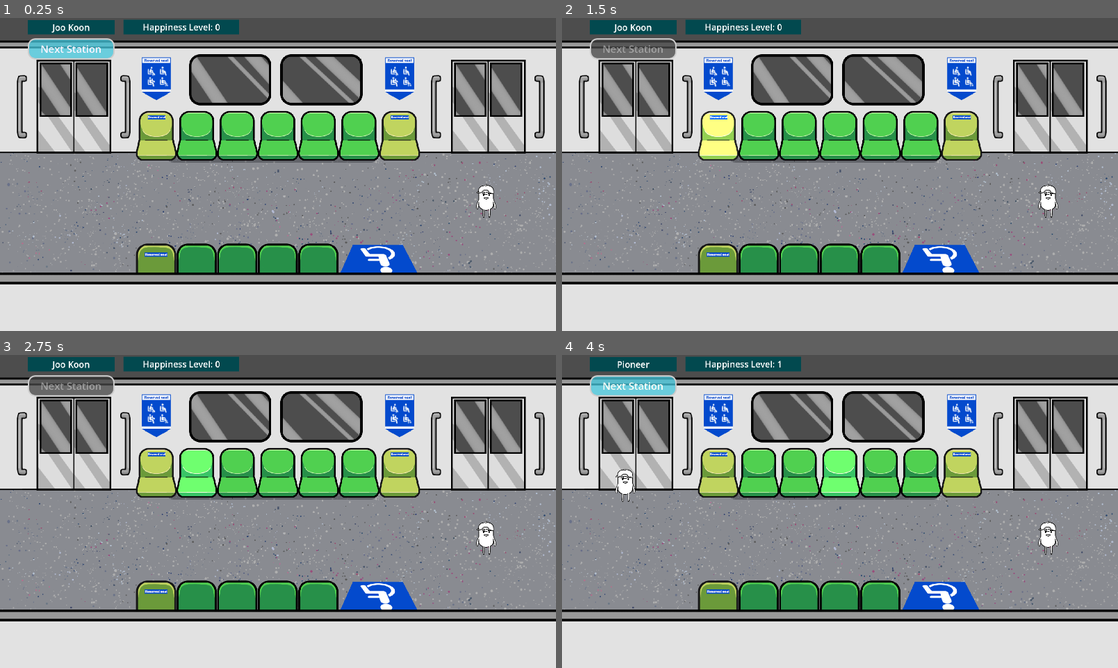
Above: before the commit, frames 1-4 (two rows, left to right).
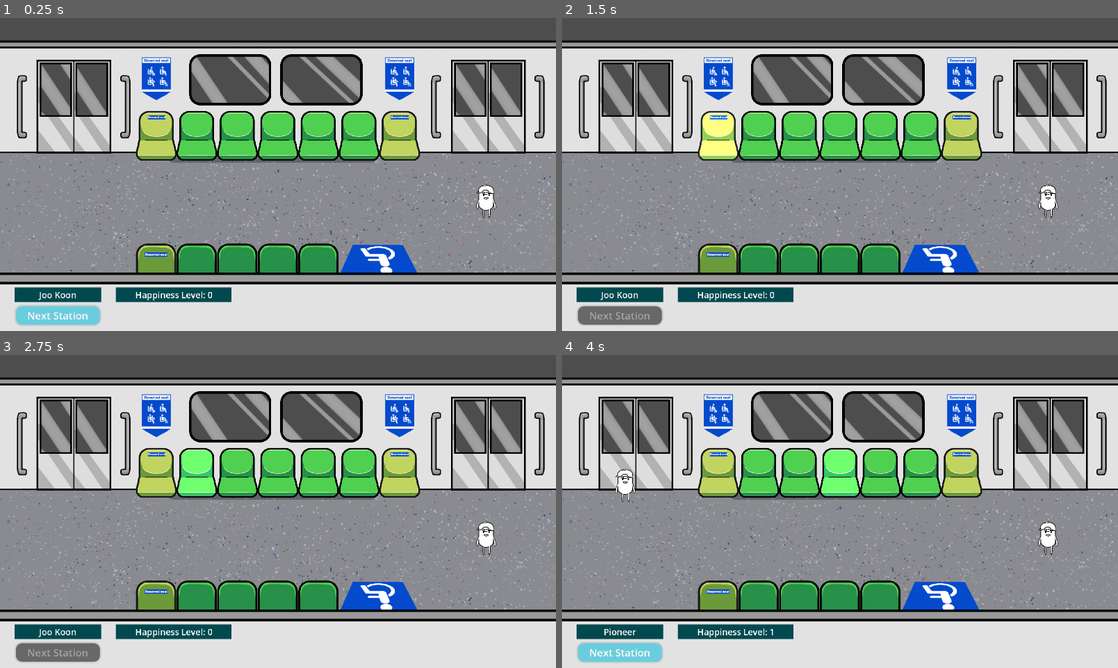
Above: after the commit, the same moments.

Repository: Jagureo/HeritageJam2025
Game: Godot game, scene res://Scenes/game.tscn
The game is run twice, just before and just after one commit, with the same random seed, the same clock (stepped at 60 frames per second) and the same inputs.
Inputs (mouse positions are in pixels of both pictures, inside the frame that each line leads up to):
- Up to frame 1 (0.25 s): no input
- Up to frame 2 (1.5 s): click "Next Station" at 0.5 s; tap Enter at 1.25 s; move the mouse to (717, 136) at 1.27 s; click (717, 136) at 1.35 s
- Up to frame 3 (2.75 s): tap Space at 2 s; move the mouse to (194, 473) at 2.02 s; tap 0 at 2.1 s
- Up to frame 4 (4 s): tap Enter at 2.75 s; move the mouse to (801, 473) at 2.77 s; click (801, 473) at 2.85 s; tap Space at 3.5 s; move the mouse to (840, 473) at 3.52 s; tap 0 at 3.6 s

The runs differ from the first frame. In frame 1, 5.3% of the frame differs, in the area x 2-43%, y 0-98%; in frame 2, 5.3%; in frame 3, 5.3%; in frame 4, 5.3%.

Commit message:
Updated Game UI position

Diff:
--- a/HGJ/Scenes/Prefabs/Passenger_Information.tscn
+++ b/HGJ/Scenes/Prefabs/Passenger_Information.tscn
@@ -3,6 +3,7 @@
 [ext_resource type="Script" uid="uid://c1ja3wqwg4vl3" path="res://Scripts/UI/passengerInformation.gd" id="1_iq863"]
 
 [node name="PassengerInformation" type="Control"]
+z_index = 3
 layout_mode = 3
 anchors_preset = 15
 anchor_right = 1.0
@@ -12,6 +13,7 @@
 script = ExtResource("1_iq863")
 
 [node name="Panel" type="ColorRect" parent="."]
+layout_mode = 0
 offset_right = 300.0
 offset_bottom = 150.0
 color = Color(0.00784314, 0.286275, 0.309804, 1)
--- a/HGJ/Scenes/UI/game_ui.tscn
+++ b/HGJ/Scenes/UI/game_ui.tscn
@@ -49,7 +49,11 @@
 corner_radius_bottom_right = 25
 corner_radius_bottom_left = 25
 
-[node name="GameUi" type="Control"]
+[node name="GameUi" type="CanvasLayer"]
+script = ExtResource("1_vo2tu")
+mMainMenuScene = "uid://cgsrj1drhnafo"
+
+[node name="MainScreen" type="Control" parent="."]
 layout_mode = 3
 anchors_preset = 15
 anchor_right = 1.0
@@ -57,24 +61,13 @@
 grow_horizontal = 2
 grow_vertical = 2
 mouse_filter = 2
-script = ExtResource("1_vo2tu")
-mMainMenuScene = "uid://cgsrj1drhnafo"
-
-[node name="MainScreen" type="Control" parent="."]
-layout_mode = 1
-anchors_preset = 15
-anchor_right = 1.0
-anchor_bottom = 1.0
-grow_horizontal = 2
-grow_vertical = 2
-mouse_filter = 2
 
 [node name="Sign" type="ColorRect" parent="MainScreen"]
 layout_mode = 0
-offset_left = 96.0
-offset_top = 7.0
-offset_right = 396.0
-offset_bottom = 57.0
+offset_left = 50.0
+offset_top = 930.0
+offset_right = 350.0
+offset_bottom = 980.0
 color = Color(0.00784314, 0.286275, 0.309804, 1)
 
 [node name="Station_Label" type="Label" parent="MainScreen/Sign"]
@@ -97,10 +90,10 @@
 
 [node name="Sign2" type="ColorRect" parent="MainScreen"]
 layout_mode = 0
-offset_left = 426.0
-offset_top = 6.0
-offset_right = 826.0
-offset_bottom = 56.0
+offset_left = 400.0
+offset_top = 930.0
+offset_right = 800.0
+offset_bottom = 980.0
 color = Color(0.00784314, 0.286275, 0.309804, 1)
 
 [node name="Happniess_Level" type="Label" parent="MainScreen/Sign2"]
@@ -126,10 +119,10 @@
 anchors_preset = 2
 anchor_top = 1.0
 anchor_bottom = 1.0
-offset_left = 96.0
-offset_top = -1010.0
-offset_right = 396.0
-offset_bottom = -937.0
+offset_left = 50.0
+offset_top = -90.0
+offset_right = 350.0
+offset_bottom = -17.0
 grow_vertical = 0
 theme_override_colors/font_hover_color = Color(1, 0.968627, 1, 1)
 theme_override_colors/font_color = Color(1, 0.964706, 1, 1)
--- a/HGJ/Scenes/game.tscn
+++ b/HGJ/Scenes/game.tscn
@@ -28,14 +28,12 @@
 
 [node name="GameUi" parent="." instance=ExtResource("2_qxrlw")]
 unique_name_in_owner = true
-offset_right = 1920.0
-offset_bottom = 1080.0
 
 [node name="PassengerInformation" parent="." instance=ExtResource("7_1l0tm")]
-offset_left = 24.0
-offset_top = 167.0
-offset_right = 24.0
-offset_bottom = 167.0
+offset_left = 1600.0
+offset_top = 925.0
+offset_right = 1600.0
+offset_bottom = 925.0
 
 [node name="StationTransitionTimer" type="Timer" parent="."]
 one_shot = true
--- a/HGJ/Scripts/Managers/GameManager.gd
+++ b/HGJ/Scripts/Managers/GameManager.gd
@@ -1,7 +1,7 @@
 extends Node
 class_name GameManager
 
-@onready var game_ui : Control = %GameUi
+@onready var game_ui : CanvasLayer = %GameUi
 @onready var passenger_prefab = preload("res://Scenes/Prefabs/Passenger.tscn")
 @onready var passenger_container : Node2D = %AllPassengers
 @onready var passenger_information : PassengerInformation = $PassengerInformation
--- a/HGJ/Scripts/UI/gameUI.gd
+++ b/HGJ/Scripts/UI/gameUI.gd
@@ -1,4 +1,4 @@
-extends Control
+extends CanvasLayer
 
 @onready var station_label = $MainScreen/Sign/Station_Label
 @onready var happiness_label = $MainScreen/Sign2/Happniess_Level
